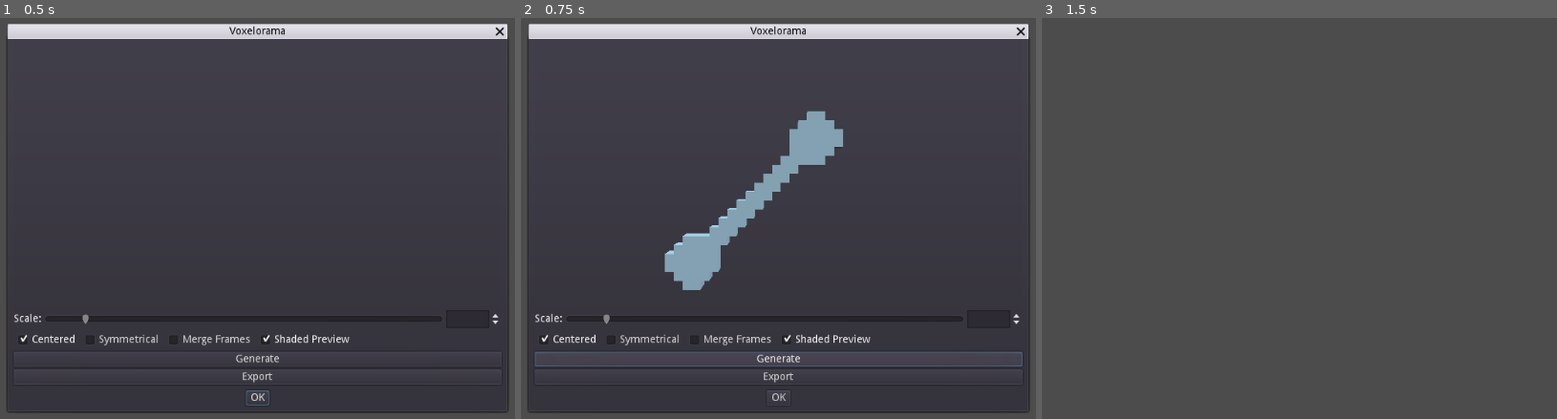
Above: before the commit, frames 1-3 (left to right).
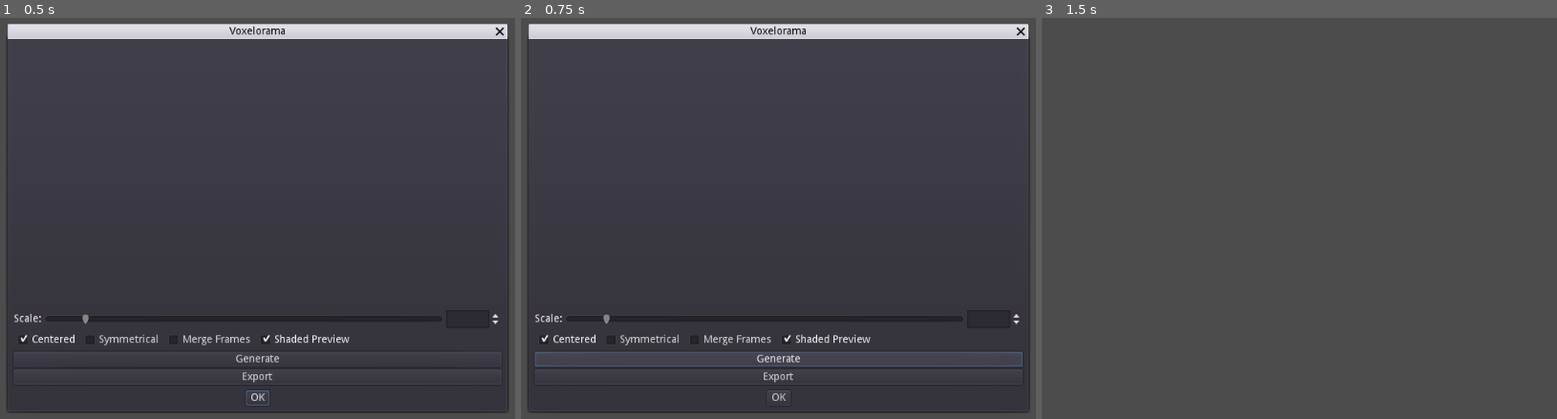
Above: after the commit, the same moments.

Repository: Orama-Interactive/VoxeloramaExtension
Game: Godot game, scene res://src/Extensions/Voxelorama/Voxelorama.tscn
Same seed, same stepped clock (60 frames per second), same inputs: the game is played once before the commit and once after it.
Inputs:
- Up to frame 1 (0.5 s): no input
- Up to frame 2 (0.75 s): click "Generate" at 0.5 s
- Up to frame 3 (1.5 s): click "OK" at 1.25 s

Frame 1 is identical in both runs. In frame 2, 3.3% of the frame differs, in the area x 27-63%, y 23-68%; in frame 3, nothing differs.

Commit message:
Use Cel's metadata to store depth

Diff:
--- a/src/Extensions/Voxelorama/Tools/CanvasDepth.gd
+++ b/src/Extensions/Voxelorama/Tools/CanvasDepth.gd
@@ -1,33 +1,31 @@
 extends Node2D
 
 var _voxelorama_root_node: Node
-onready var global = get_node("/root/Global")  # Only when used as a Pixelorama plugin
+onready var extensions_api = get_node("/root/ExtensionsApi")
 
 
 func _ready() -> void:
-	if global:
-		_voxelorama_root_node = global.control.get_node("Extensions/Voxelorama")
+	if extensions_api:
+		_voxelorama_root_node = extensions_api.get_extensions_node().get_node("Voxelorama")
 
 
 func _draw() -> void:
-	if !global:
+	if !extensions_api:
 		return
 
-	var target_rect: Rect2 = global.current_project.get_tile_mode_rect()
-	if target_rect.has_no_area():
+	var project = extensions_api.get_current_project()
+	var size: Vector2 = project.size
+	var cel: Reference = project.frames[project.current_frame].cels[project.current_layer]
+	var image: Image = cel.image
+	if !cel.has_meta("VoxelDepth"):
 		return
+	var depth_array: Array = cel.get_meta("VoxelDepth")
 
-	var project = global.current_project
-	var image: Image = project.frames[project.current_frame].cels[project.current_layer].image
-	if !_voxelorama_root_node.depth_per_image.has(image):
-		return
-	var depth_array: Array = _voxelorama_root_node.depth_per_image[image]
-
-	var font: Font = global.control.theme.default_font
+	var font: Font = extensions_api.get_theme().default_font
 	draw_set_transform(position, rotation, Vector2(0.05, 0.05))
 	image.lock()
-	for x in range(floor(target_rect.position.x), floor(target_rect.end.x)):
-		for y in range(floor(target_rect.position.y), floor(target_rect.end.y)):
+	for x in range(size.x):
+		for y in range(size.y):
 			if image.get_pixel(x, y).a == 0:
 				continue
 			var depth_str := str(depth_array[x][y])
--- a/src/Extensions/Voxelorama/Tools/Depth.gd
+++ b/src/Extensions/Voxelorama/Tools/Depth.gd
@@ -10,7 +10,6 @@
 var _depth := 1.0
 var _canvas_depth: PackedScene = preload("res://src/Extensions/Voxelorama/Tools/CanvasDepth.tscn")
 var _canvas_depth_node: Node2D
-var _voxelorama_root_node: Node
 
 onready var global = get_node("/root/Global")  # Only when used as a Pixelorama plugin
 
@@ -21,7 +20,6 @@
 	if global:
 		_canvas_depth_node = _canvas_depth.instance()
 		global.canvas.add_child(_canvas_depth_node)
-		_voxelorama_root_node = global.control.get_node("Extensions/Voxelorama")
 
 
 func save_config() -> void:
@@ -38,11 +36,11 @@
 
 
 func get_config() -> Dictionary:
-	return {}
+	return {"depth": _depth}
 
 
-func set_config(_config: Dictionary) -> void:
-	pass
+func set_config(config: Dictionary) -> void:
+	_depth = config.get("depth", _depth)
 
 
 func update_config() -> void:
@@ -56,9 +54,11 @@
 	is_moving = true
 	_depth_array = []
 	var project = global.current_project
-	var image: Image = project.frames[project.current_frame].cels[project.current_layer].image
-	if _voxelorama_root_node.depth_per_image.has(image):
-		var image_depth_array: Array = _voxelorama_root_node.depth_per_image[image]
+	var cel: Reference = project.frames[project.current_frame].cels[project.current_layer]
+	var image: Image = cel.image
+	print(cel.has_meta("VoxelDepth"))
+	if cel.has_meta("VoxelDepth"):
+		var image_depth_array: Array = cel.get_meta("VoxelDepth")
 		var n_array_pixels: int = image_depth_array.size() * image_depth_array[0].size()
 		var n_image_pixels: int = image.get_width() * image.get_height()
 
@@ -68,7 +68,7 @@
 			_initialize_array(image)
 	else:
 		_initialize_array(image)
-	_update_array(image, position)
+	_update_array(cel, position)
 
 
 func draw_move(position: Vector2) -> void:
@@ -79,8 +79,8 @@
 	if !is_moving:
 		draw_start(position)
 	var project = global.current_project
-	var image: Image = project.frames[project.current_frame].cels[project.current_layer].image
-	_update_array(image, position)
+	var cel = project.frames[project.current_frame].cels[project.current_layer]
+	_update_array(cel, position)
 
 
 func draw_end(position: Vector2) -> void:
@@ -88,8 +88,8 @@
 		return
 	is_moving = false
 	var project = global.current_project
-	var image: Image = project.frames[project.current_frame].cels[project.current_layer].image
-	_update_array(image, position)
+	var cel = project.frames[project.current_frame].cels[project.current_layer]
+	_update_array(cel, position)
 
 
 func cursor_move(position: Vector2) -> void:
@@ -113,9 +113,9 @@
 			_depth_array[x].append(1)
 
 
-func _update_array(image: Image, position: Vector2) -> void:
+func _update_array(cel: Reference, position: Vector2) -> void:
 	_depth_array[position.x][position.y] = _depth
-	_voxelorama_root_node.depth_per_image[image] = _depth_array
+	cel.set_meta("VoxelDepth", _depth_array)
 	_canvas_depth_node.update()
 
 
--- a/src/Extensions/Voxelorama/VoxelArtGen.gd
+++ b/src/Extensions/Voxelorama/VoxelArtGen.gd
@@ -1,7 +1,7 @@
 extends MeshInstance
 
 var cubes := []  # Array of Cube(s)
-var layer_images := []  # Array of Images
+var layer_images := []  # Array of DepthImage
 var transparent_material := false
 var mesh_scale := 1.0
 
@@ -179,17 +179,26 @@
 			surface_tool.add_vertex(verts[2])
 
 
-func generate_mesh(centered := true, symmetrical := false, depth_per_image := {}) -> void:
+class DepthImage:
+	var image: Image
+	var depth_data: Array
+
+	func _init(_image: Image, _depth_data := []) -> void:
+		image = _image
+		depth_data = _depth_data
+
+
+func generate_mesh(centered := true, symmetrical := false) -> void:
 	var start := OS.get_ticks_msec()
 	var array_mesh := ArrayMesh.new()
 	var i := 0
 	var layer_depth := 0
 	for imag in layer_images:
-		if imag.is_empty() or imag.is_invisible():
+		if imag.image.is_empty() or imag.image.is_invisible():
 			layer_depth += 1
 			continue
 		var image := Image.new()
-		image.copy_from(imag)
+		image.copy_from(imag.image)
 		image.flip_y()
 		var bitmap := BitMap.new()
 		bitmap.create_from_image_alpha(image)
@@ -205,8 +214,8 @@
 				_create_cube(rect, -layer_depth, center_offset)
 
 		# Desperately needs optimizations
-		if depth_per_image.has(imag):
-			var depth_array: Array = depth_per_image[imag]
+		if imag.depth_data:
+			var depth_array: Array = imag.depth_data
 			var alpha_map := BitMap.new()
 			alpha_map.create_from_image_alpha(image)
 			for x in depth_array.size():
@@ -446,7 +455,7 @@
 
 	for imag in layer_images:
 		var image := Image.new()
-		image.copy_from(imag)
+		image.copy_from(imag.image)
 		image.lock()
 		for x in image.get_width():
 			for y in image.get_height():
--- a/src/Extensions/Voxelorama/Voxelorama.gd
+++ b/src/Extensions/Voxelorama/Voxelorama.gd
@@ -7,9 +7,9 @@
 var rotate := false
 var pan := false
 var menu_item_id: int
-var depth_per_image := {}
 var unshaded_env: Environment = preload("res://assets/environments/unshaded.tres")
 var shaded_env: Environment = preload("res://assets/environments/shaded.tres")
+var voxel_art_gen_script = preload("res://src/Extensions/Voxelorama/VoxelArtGen.gd")
 
 # Only when used as a Pixelorama extension
 var extensions_api
@@ -24,7 +24,9 @@
 	extensions_api = get_node("/root/ExtensionsApi")
 	if extensions_api:
 		menu_item_index = extensions_api.add_menu_item(extensions_api.IMAGE, "Voxelorama", self)
-		extensions_api.add_tool("Depth", "Depth", "depth", preload("res://src/Extensions/Voxelorama/Tools/Depth.tscn"))
+		extensions_api.add_tool(
+			"Depth", "Depth", "depth", preload("res://src/Extensions/Voxelorama/Tools/Depth.tscn")
+		)
 
 
 func _ready() -> void:
@@ -75,31 +77,35 @@
 
 
 func generate() -> void:
-	if extensions_api:
-		voxel_art_gen.layer_images.clear()
-		var project = extensions_api.get_current_project()
-		var i := 0
-		for cel in project.frames[project.current_frame].cels:
-			if project.layers[i].visible:
-				var image: Image = cel.image
-				if merge_frames:
-					image = Image.new()
-					image.copy_from(cel.image)
-					for j in project.frames.size():
-						var frame_image := Image.new()
-						frame_image.copy_from(project.frames[j].cels[i].image)
-						if j == 0:
-							image = frame_image
-						else:
-							image.blend_rect(
-								frame_image, Rect2(Vector2.ZERO, image.get_size()), Vector2.ZERO
-							)
-				voxel_art_gen.layer_images.append(image)
-			i += 1
-	else:
-		var im: Texture = preload("res://assets/graphics/tools/depth.png")
-		voxel_art_gen.layer_images = [im.get_data()]
-	voxel_art_gen.generate_mesh(centered, symmetrical, depth_per_image)
+	if !extensions_api:
+		return
+
+	voxel_art_gen.layer_images.clear()
+	var project = extensions_api.get_current_project()
+	var i := 0
+	for cel in project.frames[project.current_frame].cels:
+		if project.layers[i].visible:
+			var image: Image = cel.image
+			var depth_data := []
+			if merge_frames:
+				image = Image.new()
+				image.copy_from(cel.image)
+				for j in project.frames.size():
+					var frame_image := Image.new()
+					frame_image.copy_from(project.frames[j].cels[i].image)
+					if j == 0:
+						image = frame_image
+					else:
+						image.blend_rect(
+							frame_image, Rect2(Vector2.ZERO, image.get_size()), Vector2.ZERO
+						)
+			else:
+				if cel.has_meta("VoxelDepth"):
+					depth_data = cel.get_meta("VoxelDepth")
+			var depth_image = voxel_art_gen_script.DepthImage.new(image, depth_data)
+			voxel_art_gen.layer_images.append(depth_image)
+		i += 1
+	voxel_art_gen.generate_mesh(centered, symmetrical)
 
 
 func _on_Voxelorama_about_to_show() -> void:
@@ -158,7 +164,9 @@
 
 func _on_GenerateButton_pressed() -> void:
 	generate()
-	var first_layer: Image = voxel_art_gen.layer_images[0]
+	if voxel_art_gen.layer_images.size() == 0:
+		return
+	var first_layer: Image = voxel_art_gen.layer_images[0].image
 	if first_layer:
 		camera.translation.y = first_layer.get_size().y / 8
 		camera.translation.x = first_layer.get_size().x / 8
